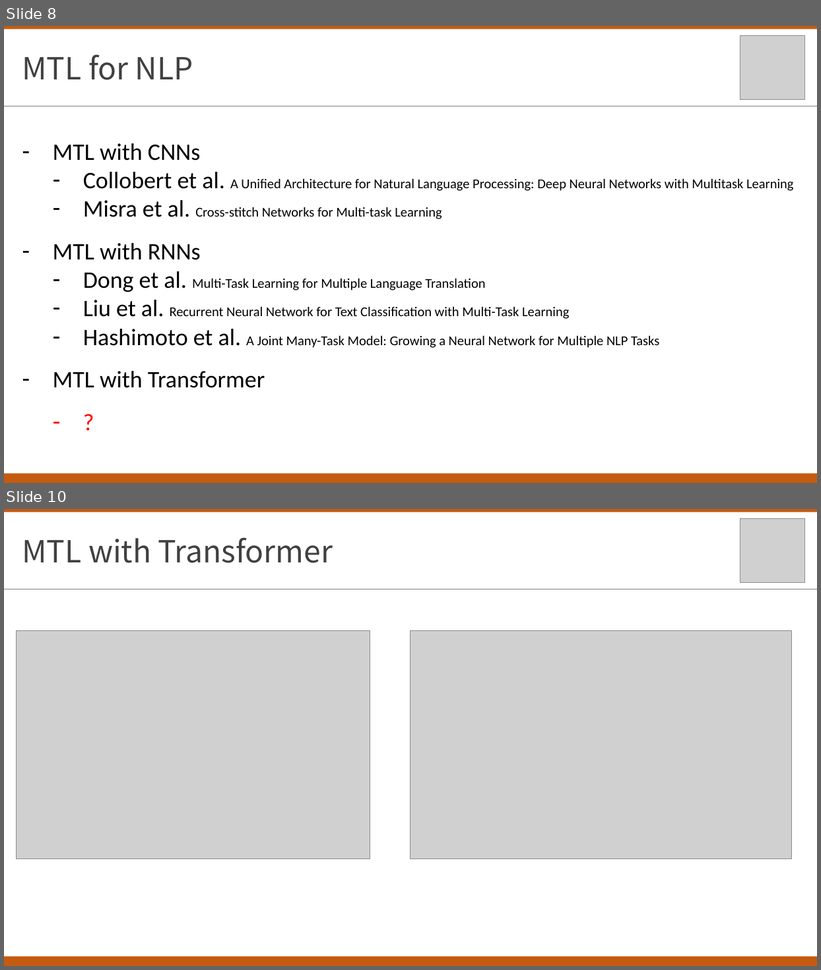
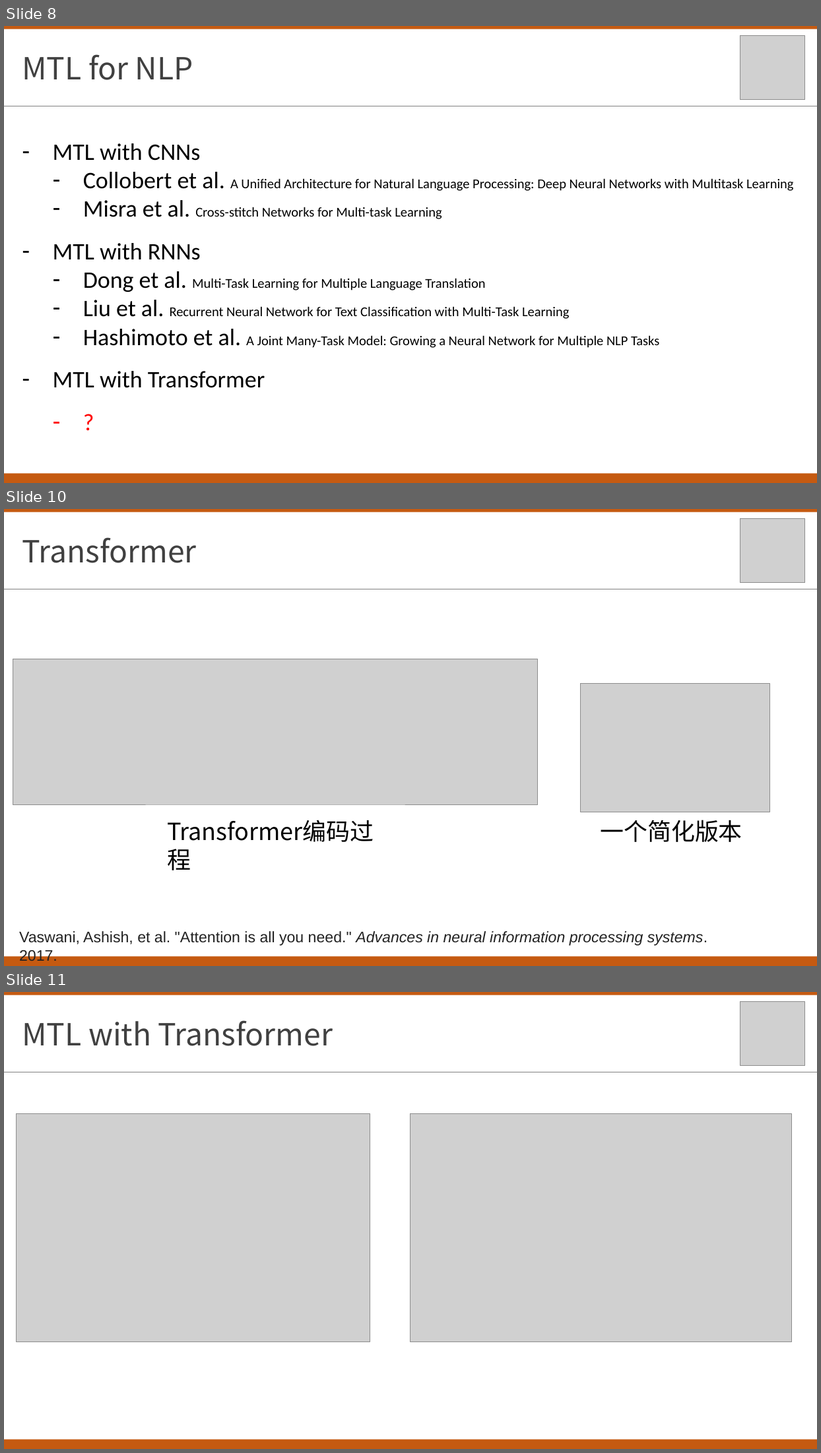
Before and after one commit to txsun1997/Bachelor-Thesis-XDU, a slide deck: materials/中期答辩.pptx. Shown one above the other, each under a label of ours: slides 8 and 10 before the commit, slides 8, 10 and 11 after it; the slides between them are not shown. The pictures are 821x970 and 821x1453 pixels, drawn with LibreOffice and Linux fonts; fonts in the diff are those of the drawing; grey boxes stand for pictures. Boxes give left, top, right and bottom in pixels: in the first picture for what was removed or moved away, otherwise in the second. Text is boxed around its words. In the diff, an @@ line names an element or a change of style, - is before the commit and + after.

```diff
--- a/materials/中期答辩.pptx
+++ b/materials/中期答辩.pptx
@@ slide 10 added at [4, 509, 817, 966], background #FFFFFF @@
@@ rectangle added at [4, 509, 817, 512], fill #C55A11 @@
@@ picture added at [741, 518, 805, 583] @@
@@ text added at [22, 537, 196, 563], 36 pt, text #404040 @@
+Transformer
@@ line added from (4, 589) to (817, 589), #808080 0.5 pt @@
@@ picture added at [13, 659, 538, 805] @@
@@ picture added at [580, 684, 770, 812] @@
@@ text added at [161, 814, 390, 849], 28 pt, text #000000 @@
+Transformer编码过程
@@ text added at [601, 820, 743, 842], 28 pt, text #000000 @@
+一个简化版本
@@ text added at [19, 931, 708, 946], 18 pt, text #222222 @@
+Vaswani, Ashish, et al. "Attention is all you need." Advances in neural information processing systems. 2017.
@@ rectangle added at [4, 956, 817, 966], fill #C55A11 @@
@@ what was slide 10 is now slide 11 @@
```
Also in this commit, not shown: 3 slides changed, 1 other slide added, 6 other files.
